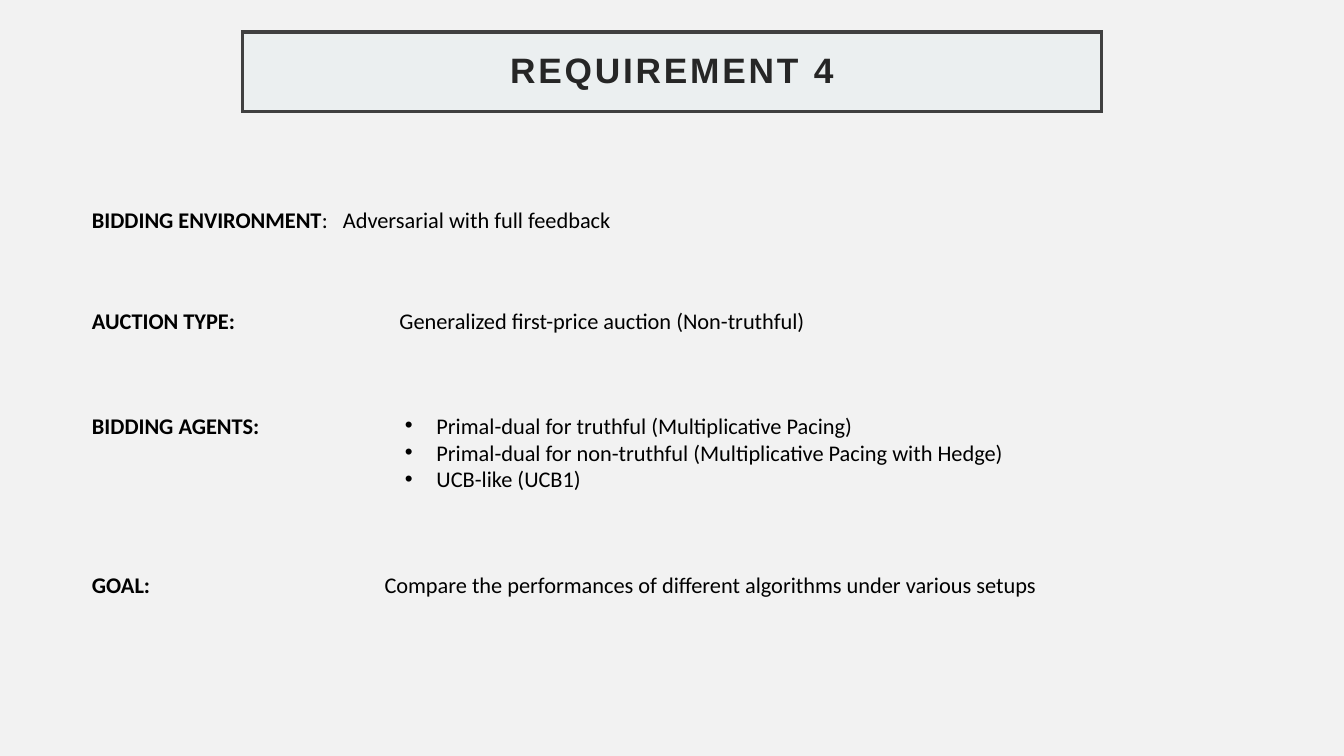
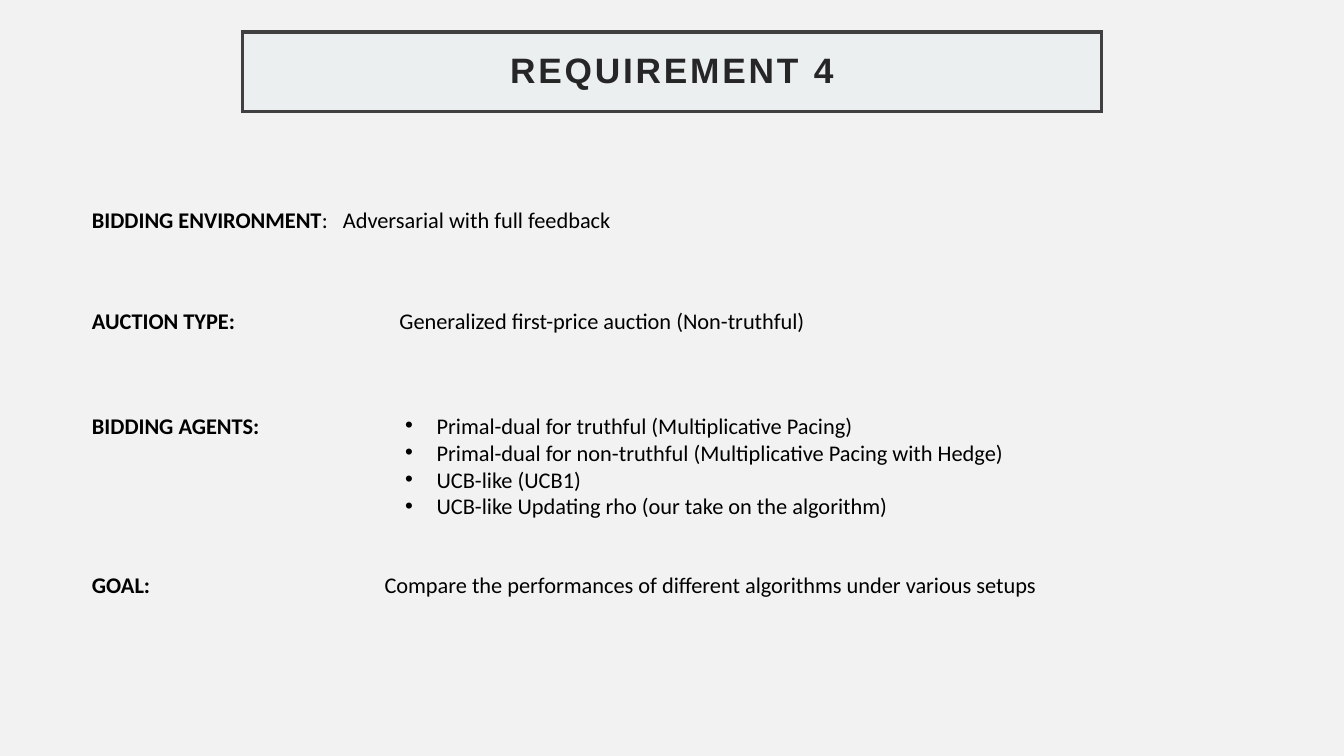
Before and after one commit to GabriFarace/OLA-project, a slide deck: slide 18 of SLIDES.pptx. Drawn at 1344x756 pixels with LibreOffice and Linux fonts; fonts in the diff are those of the drawing. Boxes give left, top, right and bottom in pixels: in the first picture for what was removed or moved away, otherwise in the second. Text is boxed around its words. In the diff, an @@ line names an element or a change of style, - is before the commit and + after.

Commit message:
Aggiunge grafici alla presentazione per il requirement 4

```diff
--- a/SLIDES.pptx
+++ b/SLIDES.pptx
@@ text at (437,498,887,518): paragraph added @@
+• UCB-like Updating rho (our take on the algorithm)
```
Also in this commit, not shown: 2 other slides changed, 4 slides added, 3 slides removed.
